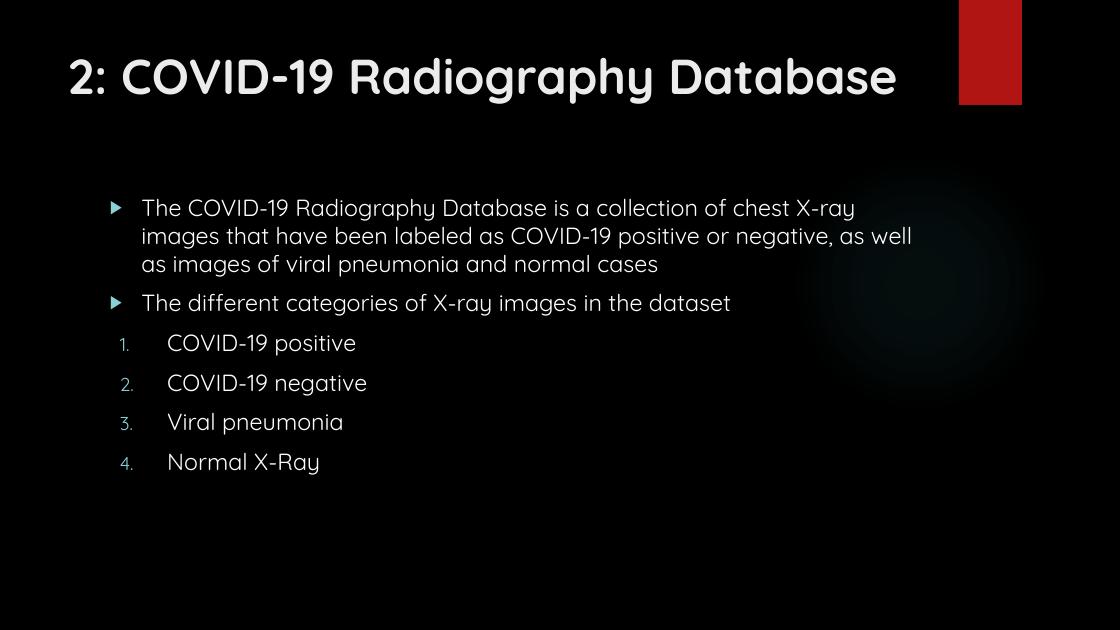
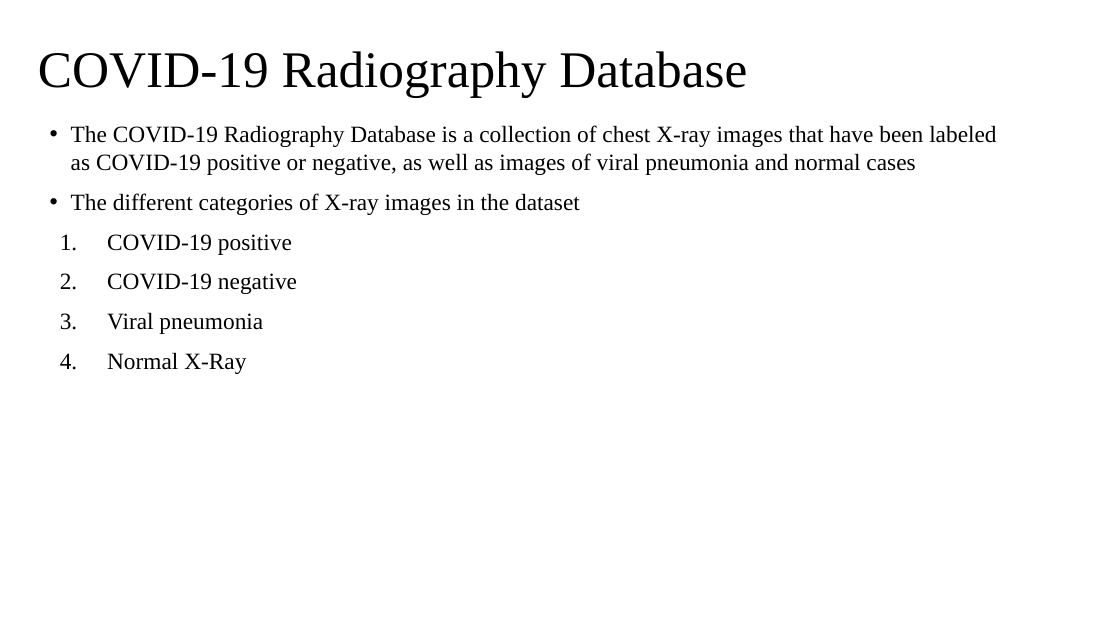
Before and after one commit to SharkyRCC/Covid-19-Classification, a slide deck: slide 4 of Presentation/neural_ppt.pptx. Drawn at 1120x630 pixels with LibreOffice and Linux fonts; fonts in the diff are those of the drawing; background and template pictures are left out. Boxes give left, top, right and bottom in pixels: in the first picture for what was removed or moved away, otherwise in the second. Text is boxed around its words. In the diff, an @@ line names an element or a change of style, - is before the commit and + after.

```diff
--- a/Presentation/neural_ppt.pptx
+++ b/Presentation/neural_ppt.pptx
@@ background picture (left out) to #FFFFFF @@
@@ title "COVID-19 Radiography Database" at [38,51,747,98]: vertical alignment top to middle @@
@@ rectangle removed at [959,0,1022,105] @@
@@ title at [38,51,747,98]: text changed; size 42 to 44 pt; font Quicksand to Times New Roman; text colour #EBEBEB to #000000; bold off @@
-2: COVID-19 Radiography Database
+COVID-19 Radiography Database
@@ text "The COVID-19 Radiography Database is ...": place and size @@
-text "The COVID-19 Radiography Database is ..." at [141,198,912,475]
+text "The COVID-19 Radiography Database is ..." at [71,125,996,374]
@@ text "The COVID-19 Radiography Database is ..." at [71,125,996,374]: font Quicksand to Times New Roman, text colour #FFFFFF to #000000; bullet ▶ to • @@
@@ ellipse removed at [791,154,1049,413] @@
```
Also in this commit, not shown: 12 other slides changed, 6 slides added, 2 slides removed.
